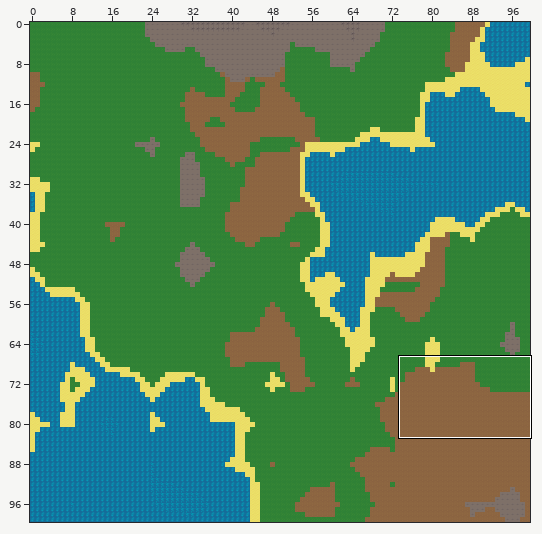
Tiled map: Graphics/Tileset/map.tmx. The first picture is a wide view before the edit; the outline marks the close-up.
Close-up. Earlier state:
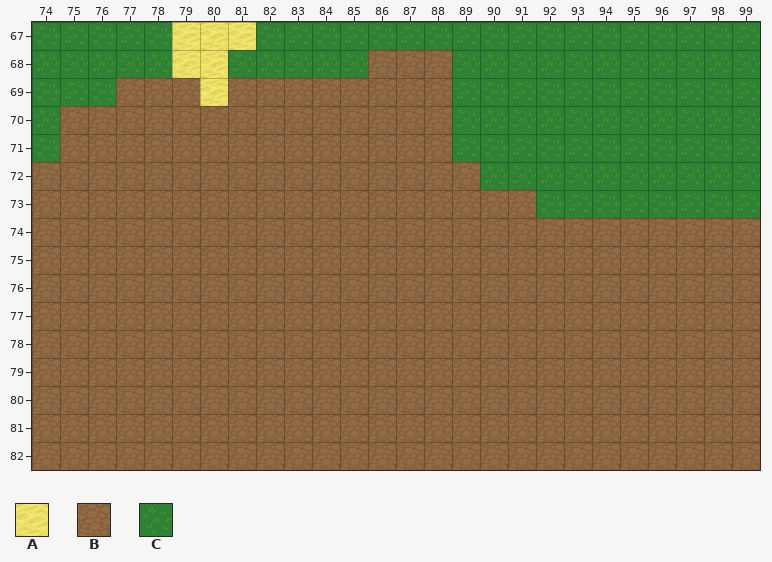
Cells are 32x32 px. Shown: x 74..99, y 67..82. The commit also changed other parts of the map, which this record leaves out.
Key: from "map": A 2, B 3, C 4.
_ is an empty cell.
Layer "Tile Layer 1" before, first column x 74:
67 CCCCCAAACCCCCCCCCCCCCCCCCC
68 CCCCCAACCCCCBBBCCCCCCCCCCC
69 CCCBBBABBBBBBBBCCCCCCCCCCC
70 CBBBBBBBBBBBBBBCCCCCCCCCCC
71 CBBBBBBBBBBBBBBCCCCCCCCCCC
72 BBBBBBBBBBBBBBBBCCCCCCCCCC
73 BBBBBBBBBBBBBBBBBBCCCCCCCC
74 BBBBBBBBBBBBBBBBBBBBBBBBBB
75 BBBBBBBBBBBBBBBBBBBBBBBBBB
76 BBBBBBBBBBBBBBBBBBBBBBBBBB
77 BBBBBBBBBBBBBBBBBBBBBBBBBB
78 BBBBBBBBBBBBBBBBBBBBBBBBBB
79 BBBBBBBBBBBBBBBBBBBBBBBBBB
80 BBBBBBBBBBBBBBBBBBBBBBBBBB
81 BBBBBBBBBBBBBBBBBBBBBBBBBB
82 BBBBBBBBBBBBBBBBBBBBBBBBBB
Now the later version:
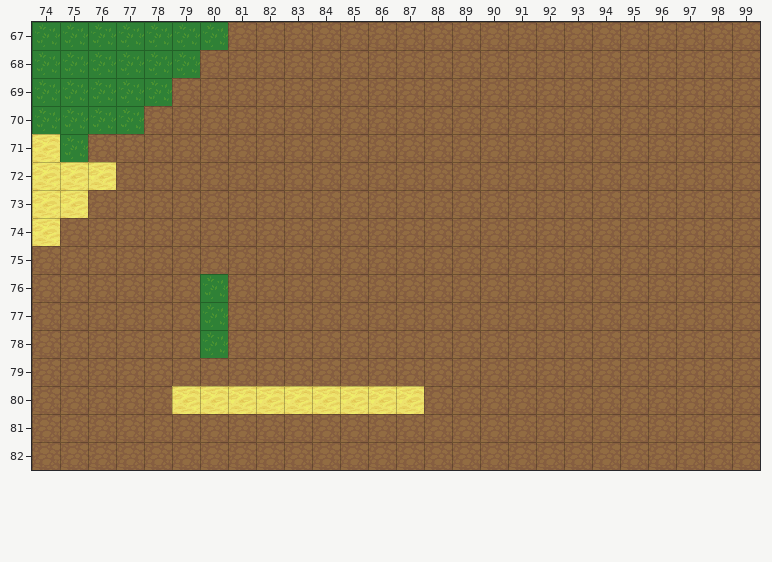
Diff:
Layer "Tile Layer 1":
The edit turns tile B into tile A in row 72 at x 74 to 76; in row 73 at x 74 to 75; in row 74 at x 74; in row 80 at x 79 to 87.
The edit turns tile C into tile A in row 71 at x 74.
The edit turns tile A into tile B in row 67 at x 81; in rows 68 to 69 at x 80.
The edit turns tile C into tile B in row 67 at x 82 to 99; in row 68 at x 81 to 85 and 89 to 99; in rows 69 to 71 at x 89 to 99; in row 72 at x 90 to 99; in row 73 at x 92 to 99.
The edit turns tile A into tile C in row 67 at x 79 to 80; in row 68 at x 79.
The edit turns tile B into tile C in row 69 at x 77 to 78; in row 70 at x 75 to 77; in row 71 at x 75; in rows 76 to 78 at x 80.
